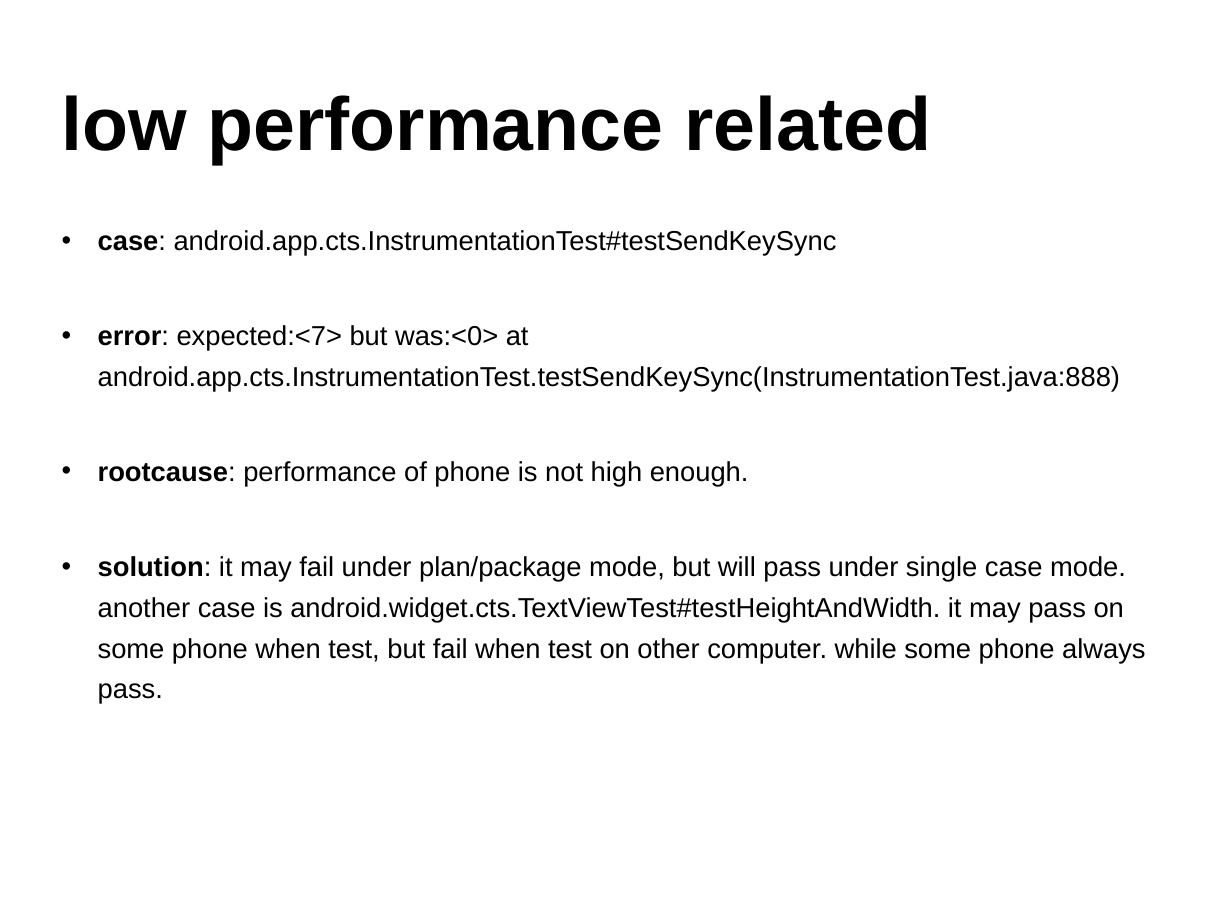
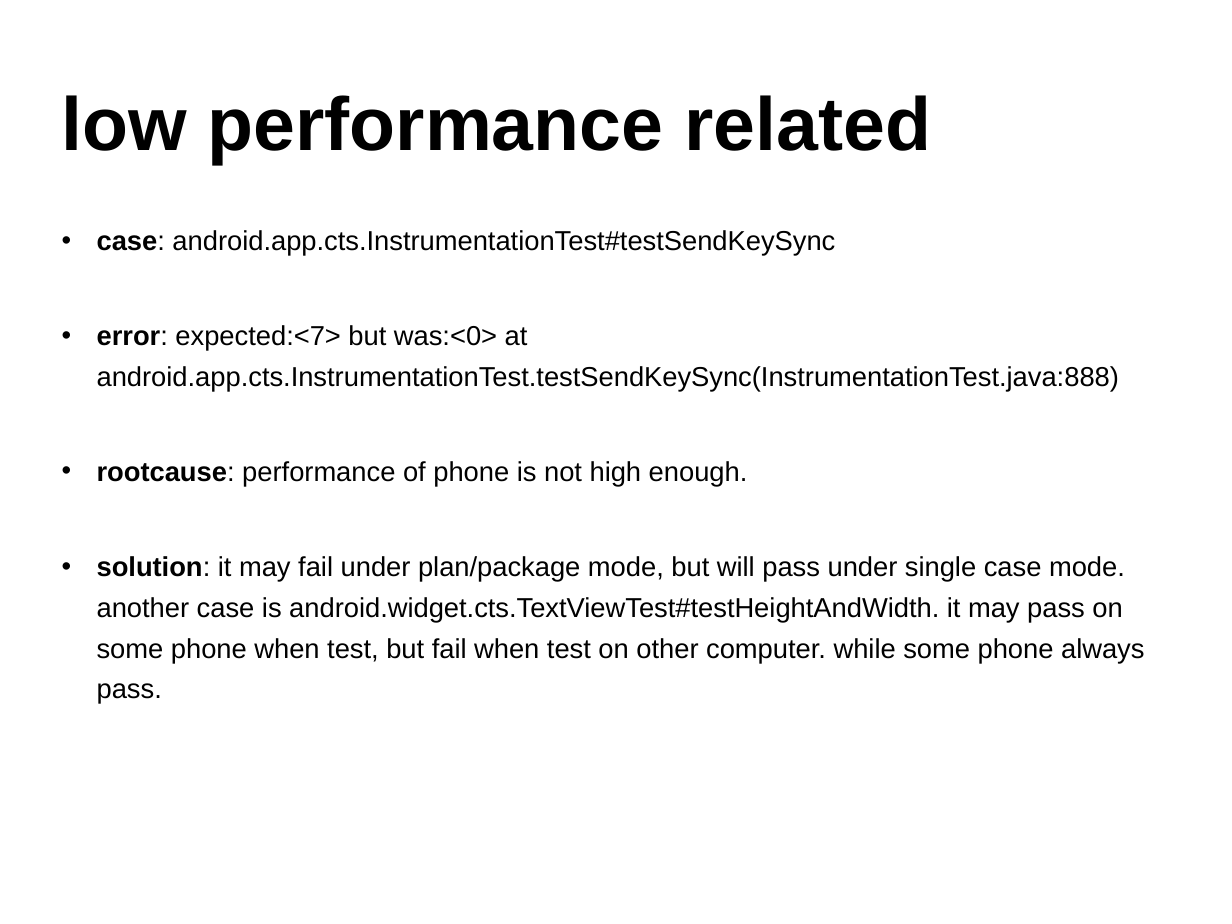
Before and after one commit to widerules/system-information, a slide deck: slide 42 of cts/CTS-training.ppt (slide 40 before the commit). Drawn at 1232x924 pixels with LibreOffice and Linux fonts; fonts in the diff are those of the drawing; background and template pictures are left out. Boxes give left, top, right and bottom in pixels: in the first picture for what was removed or moved away, otherwise in the second. Text is boxed around its words. In the diff, an @@ line names an element or a change of style, - is before the commit and + after.

```diff
--- a/cts/CTS-training.ppt
+++ b/cts/CTS-training.ppt
@@ text "case: android.app.cts.InstrumentationTest#testSendKeySync" at <box>97,230,1144,704</box>: indent changed @@
```
Also in this commit, not shown: 38 other slides changed, 2 slides added, 6 other files.
